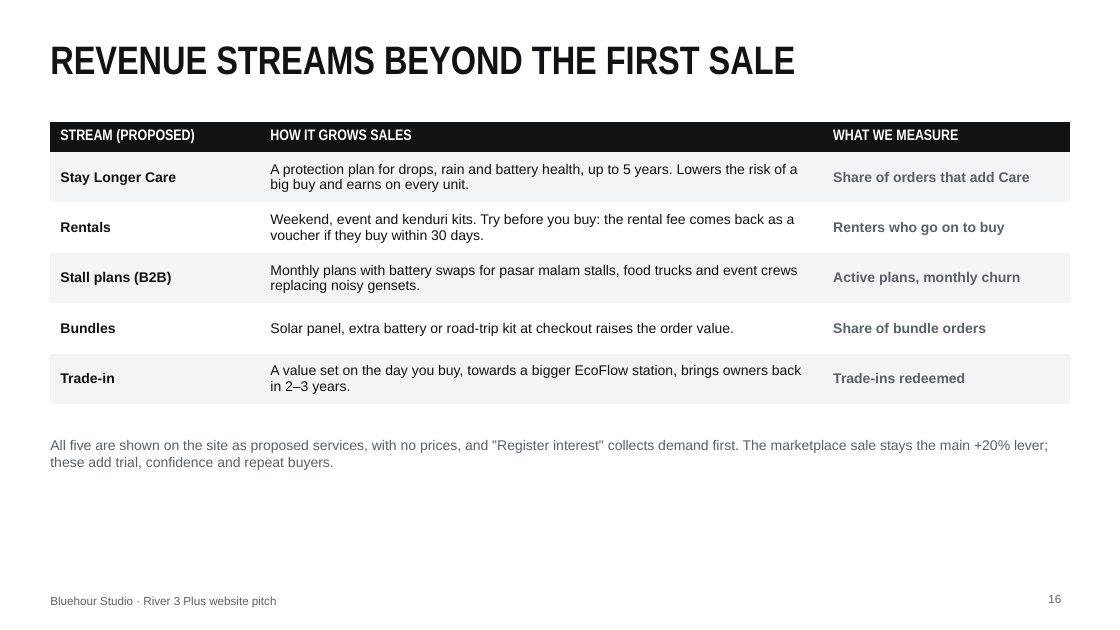
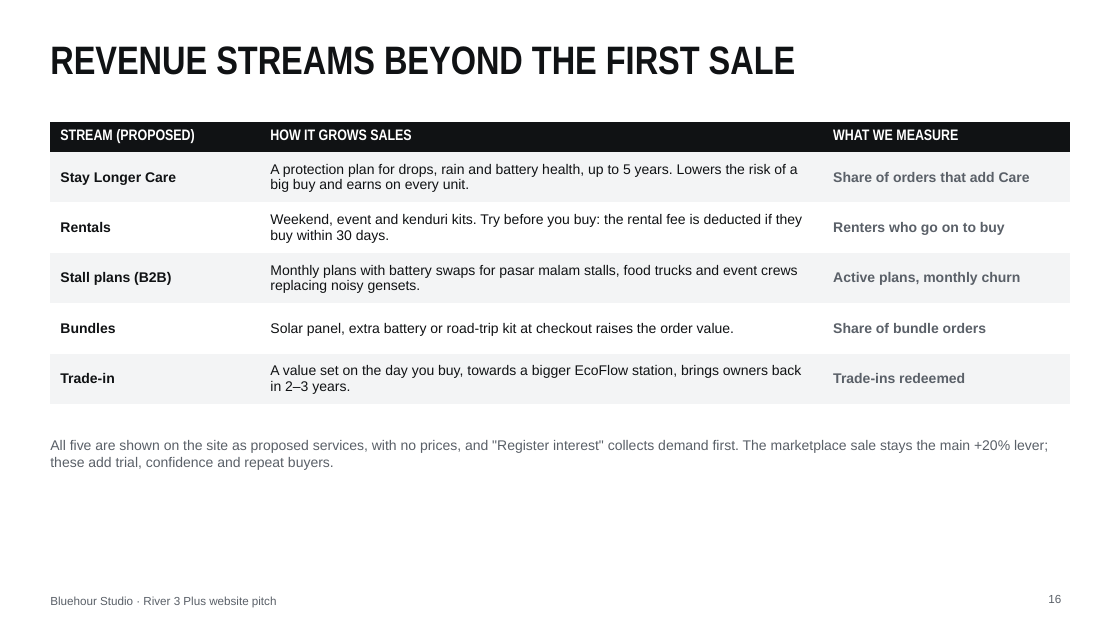
Before and after one commit to thecpinsiders/CS2024-Project-Website, a slide deck: slide 16 of Bluehour-Pitch-Deck.pptx. Drawn at 1120x630 pixels with LibreOffice and Linux fonts; fonts in the diff are those of the drawing. Boxes give left, top, right and bottom in pixels: in the first picture for what was removed or moved away, otherwise in the second. Text is boxed around its words. In the diff, an @@ line names an element or a change of style, - is before the commit and + after.

```diff
--- a/Bluehour-Pitch-Deck.pptx
+++ b/Bluehour-Pitch-Deck.pptx
@@ table at [50,122,1070,404] @@
-row 3, column 2: Weekend, event and kenduri kits. Try before you buy: the rental fee comes back as a voucher if they buy within 30 days.
+row 3, column 2: Weekend, event and kenduri kits. Try before you buy: the rental fee is deducted if they buy within 30 days.
```
Also in this commit, not shown: 5 other slides changed, 2 slides added, 19 other files.
